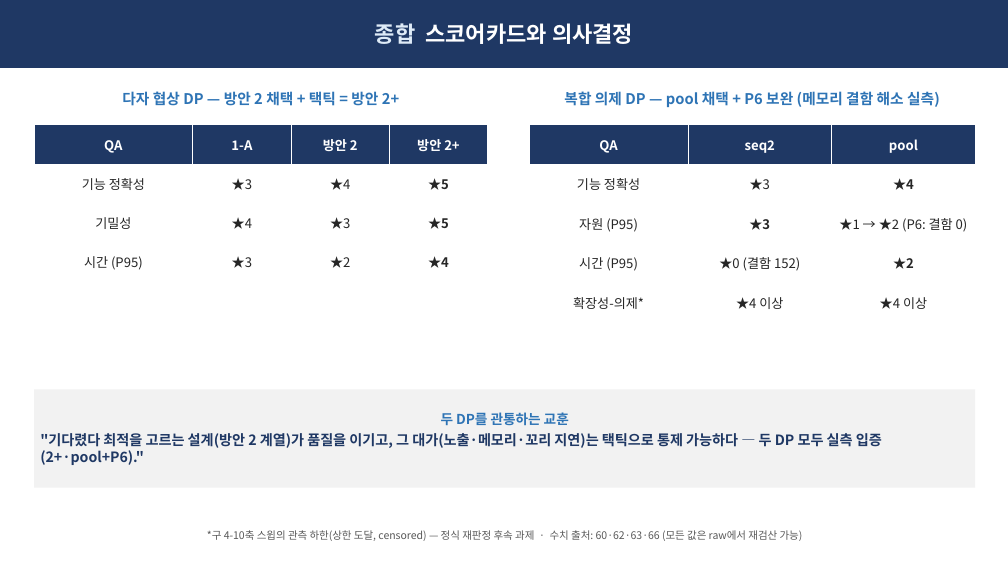
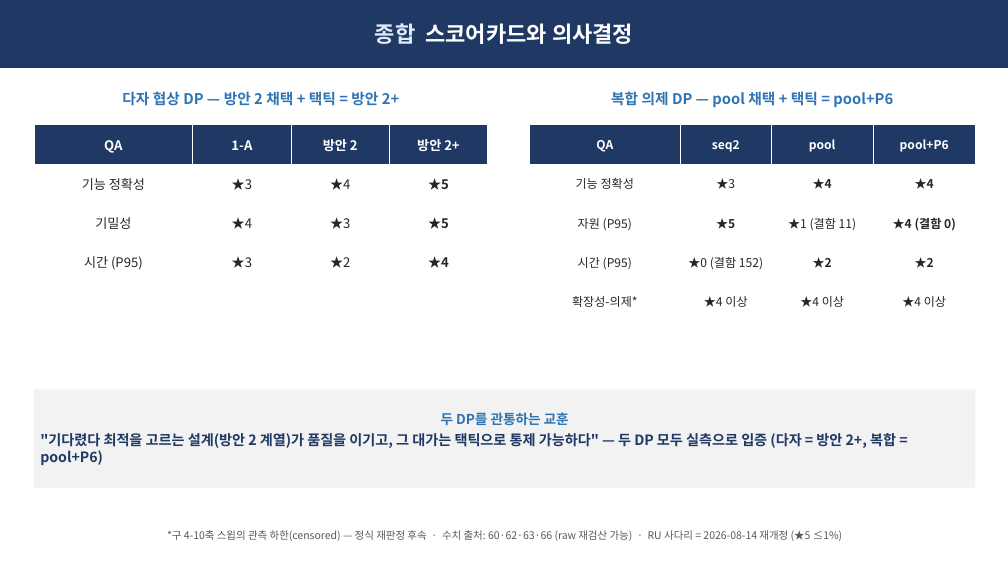
Before and after one commit to Sunwoo-Nam/architect-teamproject, a slide deck: slide 14 of docs/changbae/65-QA-종합-임원보고.pptx. Drawn at 1008x567 pixels with LibreOffice and Linux fonts; fonts in the diff are those of the drawing. Boxes give left, top, right and bottom in pixels: in the first picture for what was removed or moved away, otherwise in the second. Text is boxed around its words. In the diff, an @@ line names an element or a change of style, - is before the commit and + after.

```diff
--- a/docs/changbae/65-QA-종합-임원보고.pptx
+++ b/docs/changbae/65-QA-종합-임원보고.pptx
@@ text at [611, 91, 893, 107]: text changed @@
-복합 의제 DP — pool 채택 + P6 보완 (메모리 결함 해소 실측)
+복합 의제 DP — pool 채택 + 택틱 = pool+P6
@@ table at [529, 125, 975, 321] @@
-column 2: seq2 | ★3 | ★3 | ★0 (결함 152) | ★4 이상
-column 3: pool | ★4 | ★1 → ★2 (P6: 결함 0) | ★2 | ★4 이상
+column 2: seq2 | ★3 | ★5 | ★0 (결함 152) | ★4 이상
+column 3: pool | ★4 | ★1 (결함 11) | ★2 | ★4 이상
+column 4: pool+P6 | ★4 | ★4 (결함 0) | ★2 | ★4 이상
@@ text in rectangle at [40, 433, 896, 465]: text changed @@
-"기다렸다 최적을 고르는 설계(방안 2 계열)가 품질을 이기고, 그 대가(노출·메모리·꼬리 지연)는 택틱으로 통제 가능하다 — 두 DP 모두 실측 입증(2+·pool+P6)."
+"기다렸다 최적을 고르는 설계(방안 2 계열)가 품질을 이기고, 그 대가는 택틱으로 통제 가능하다" — 두 DP 모두 실측으로 입증 (다자 = 방안 2+, 복합 = pool+P6)
@@ text at [167, 530, 842, 541]: text changed @@
-*구 4-10축 스윕의 관측 하한(상한 도달, censored) — 정식 재판정 후속 과제 · 수치 출처: 60·62·63·66 (모든 값은 raw에서 재검산 가능)
+*구 4-10축 스윕의 관측 하한(censored) — 정식 재판정 후속 · 수치 출처: 60·62·63·66 (raw 재검산 가능) · RU 사다리 = 2026-08-14 재개정 (★5 ≤1%)
```
Also in this commit, not shown: 3 other slides changed, 8 other files.
